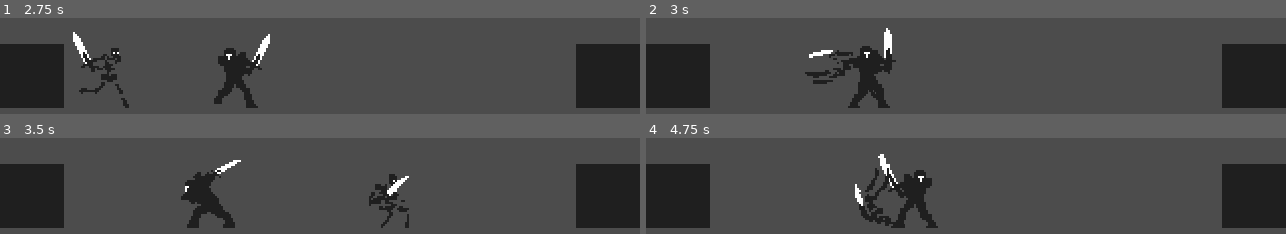
Above: before the commit, frames 1-4 (two rows, left to right).
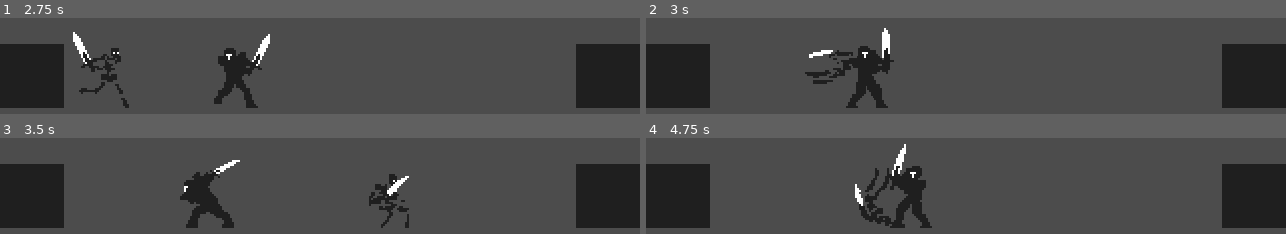
Above: after the commit, the same moments.

Repository: dw3nt/hb-grave-in-godot
Game: Godot game, scene res://Graveyard.tscn
Same seed, same stepped clock (60 frames per second), same inputs: the game is played once before the commit and once after it.
Inputs:
- Up to frame 1 (2.75 s): hold D (move_right) 0.53-1.28 s; tap K (attack) at 0.6, 2.1 s; hold A (move_left) 1.28-2.03 s; tap Space (roll) at 1.35 s; hold D (move_right) from 2.03 s (still down)
- Up to frame 2 (3 s): keep holding D (move_right); tap Space (roll) at 2.85 s
- Up to frame 3 (3.5 s): keep holding D (move_right)
- Up to frame 4 (4.75 s): release D (move_right) at 3.53 s; hold A (move_left) from 3.53 s (still down); tap K (attack) at 3.6 s; tap Space (roll) at 4.35 s

Frame 1 is identical in both runs. In frame 2, 0.8% of the frame differs, in the area x 31-40%, y 10-94%; in frame 3, 0.3%; in frame 4, 1.9%, in the area x 36-46%, y 6-94%.

Commit message:
shrink knight attack detect to match hitbox

Diff:
--- a/Knight.tscn
+++ b/Knight.tscn
@@ -231,7 +231,7 @@
 extents = Vector2( 10, 16 )
 
 [sub_resource type="RectangleShape2D" id=5]
-extents = Vector2( 42, 10 )
+extents = Vector2( 34.4561, 10 )
 
 [sub_resource type="CapsuleShape2D" id=6]
 radius = 6.43762
